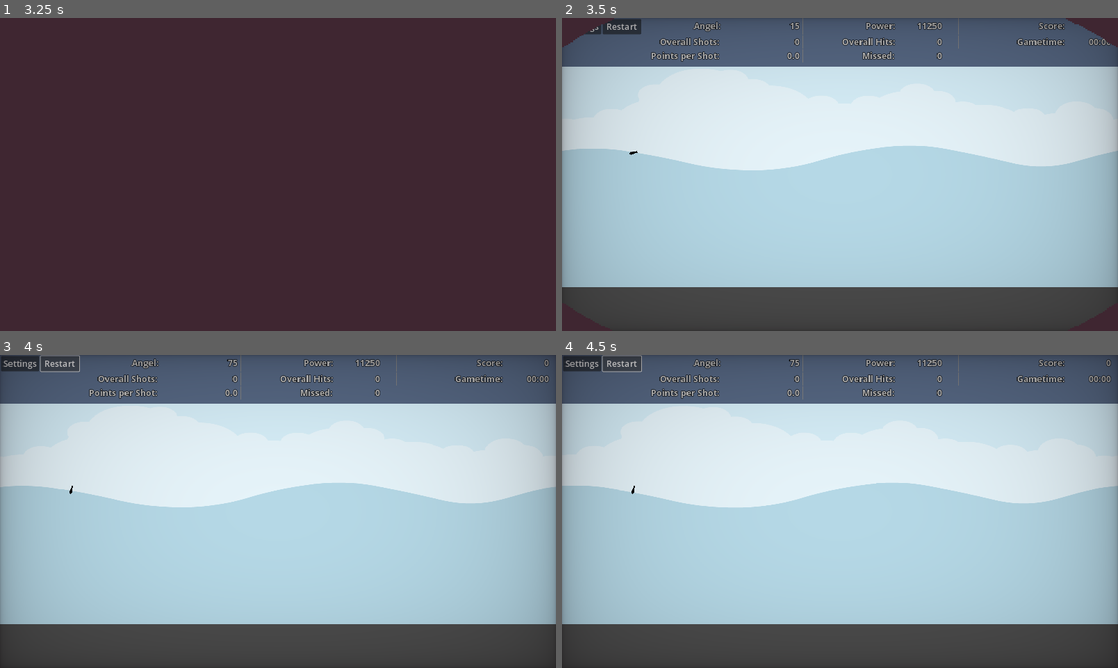
Above: before the commit, frames 1-4 (two rows, left to right).
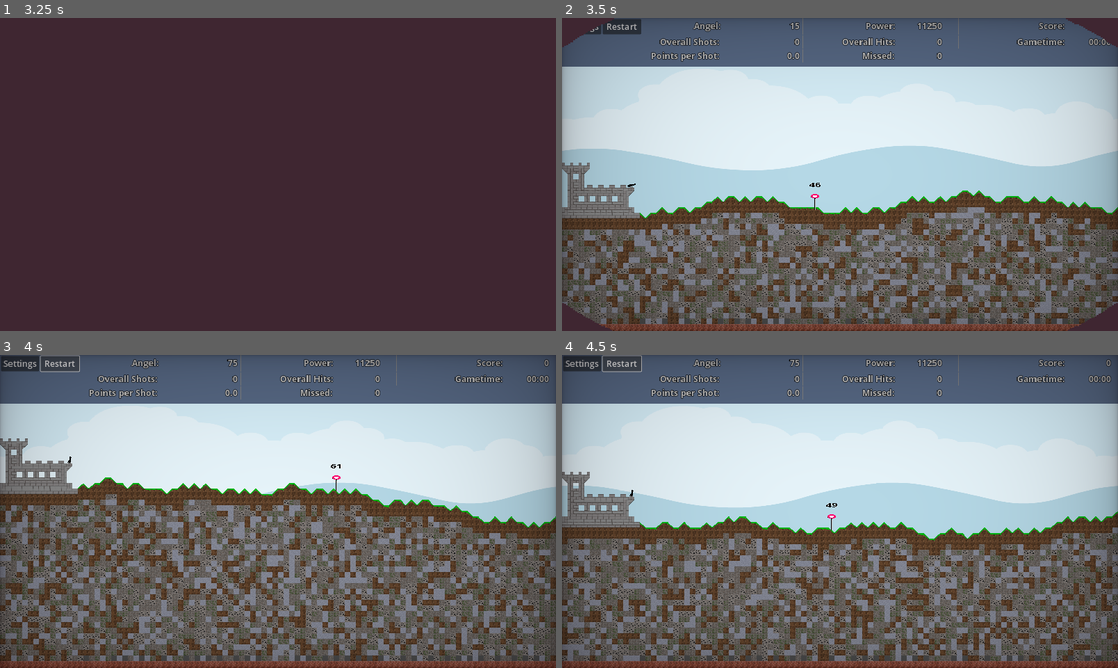
Above: after the commit, the same moments.

Repository: Coding-4Fun/Just4Fun_Mini_Shootergame
Game: Godot game, scene res://UI/MainMenuUI/MainMenuUI.tscn
Same seed, same stepped clock (60 frames per second), same inputs: the game is played once before the commit and once after it.
Inputs:
- Up to frame 1 (3.25 s): click "Play" at 0.5 s; click "Max Play Time" at 1.25 s; click "Max Play Time" at 2 s; click "Start Game" at 2.75 s
- Up to frame 2 (3.5 s): no input
- Up to frame 3 (4 s): click "Restart" at 3.5 s
- Up to frame 4 (4.5 s): click "Restart" at 4.25 s

Frame 1 is identical in both runs. In frame 2, 37% of the frame differs, in the area x 0-100%, y 42-100%; in frame 3, 53%, in the area x 0-100%, y 26-100%; in frame 4, 43%.
Error before the commit: Parse Error: Identifier "world_tiles_x" not declared in the current scope. (res://MainGameScene/terrain_layer/layer_terrain.gd:7)
Error after the commit: Attempt to call function 'get_as_text' in base 'null instance' on a null instance. (res://Globals/GameConfig/config.gd:78)

Commit message:
Chg: move some var inits to base class Upd: var name changes

Diff:
--- a/MainGameScene/terrain_layer/layer_terrain.gd
+++ b/MainGameScene/terrain_layer/layer_terrain.gd
@@ -4,12 +4,6 @@
 # Called when the node enters the scene tree for the first time.
 func _ready() -> void:
 	super()
-	world_tiles_x = int(screensize.x / tile_size.x)
-	screenratio = screensize.x / screensize.y
-
-	world_tiles_y = ceili(float(world_tiles_x) / screenratio)
-	min_terrain_height = world_tiles_y - mod
-	max_terrain_height = mod
 
 	SignalBus.MapGeneratorGenerateTerrain.connect(_on_MapGeneratorWorldTileMap)
 	pass # Replace with function body.
@@ -27,10 +21,10 @@
 	current_displacement = displacement
 	var chgdispl = 0
 	plattform.clear()
-	for x in world_tiles_x:
+	for x in world_tiles_count.x:
 		if x <= mod:
 			current_displacement = displacement
-		for y in world_tiles_y:
+		for y in world_tiles_count.y:
 
 			# BasePlattform
 			if x <= mod and y == current_displacement:
@@ -53,11 +47,11 @@
 				set_cell(Vector2i(x,y-1 if chgdispl < 0 else y), 1, Vector2i(0, 0))
 
 			# Unterhalb der Dirtlinie, zufällige Tiles
-			if y > current_displacement+2 and y < world_tiles_y-2:
+			if y > current_displacement+2 and y < world_tiles_count.y-2:
 				var rdm = randi_range(1,5)
 				set_cell(Vector2i(x,y-1 if chgdispl < 0 else y), rdm, Vector2i(0, 0))
 			# Abschluss Linie , y - 2
-			elif y >= world_tiles_y-2:
+			elif y >= world_tiles_count.y-2:
 				set_cell(Vector2i(x,y), 7, Vector2i(0, 0))
 			# End Y Loop
 		var lastchg = chgdispl
--- a/MainGameScene/terrain_layer/tilemaplayer_base.gd
+++ b/MainGameScene/terrain_layer/tilemaplayer_base.gd
@@ -5,10 +5,10 @@
 
 @onready var screensize:Vector2 = get_viewport().get_visible_rect().size
 @onready var midrange:float = screensize.y
-@onready var displacement := ceili((midrange / tile_size.y) / 2) + randi_range(-10, 10)
+@export var displacement := ceili((midrange / tile_size.y) / 2) + randi_range(-10, 10)
 @export var current_displacement = 0
 @export var castlewidth : float = 200.0
-@export var mod : int = floori(snapped(castlewidth, tile_size.x) / tile_size.x)
+@export var mod = 0
 var plattform : Array[Vector2i] = []
 
 enum block_types {
@@ -38,6 +38,15 @@
 
 # Called when the node enters the scene tree for the first time.
 func _ready() -> void:
+	print("_ready() is called: %s" % name)
+	world_tiles_count.x = int(screensize.x / tile_size.x)
+	screenratio = screensize.x / screensize.y
+	mod = floori(snapped(castlewidth, tile_size.x) / tile_size.x)
+
+	world_tiles_count.y = ceili(float(world_tiles_count.x) / screenratio)
+	min_terrain_height = world_tiles_count.y - mod
+	max_terrain_height = mod
+
 	SignalBus.MapGeneratorGenerateTerrain.connect(_on_MapGenerator_GenerateTerrain)
 	SignalBus.MapGeneratorPlaceCastle.connect(_on_MapGenerator_PlaceCastle)
 	SignalBus.MapGeneratorPlaceCannon.connect(_on_MapGenerator_PlaceCannon)
